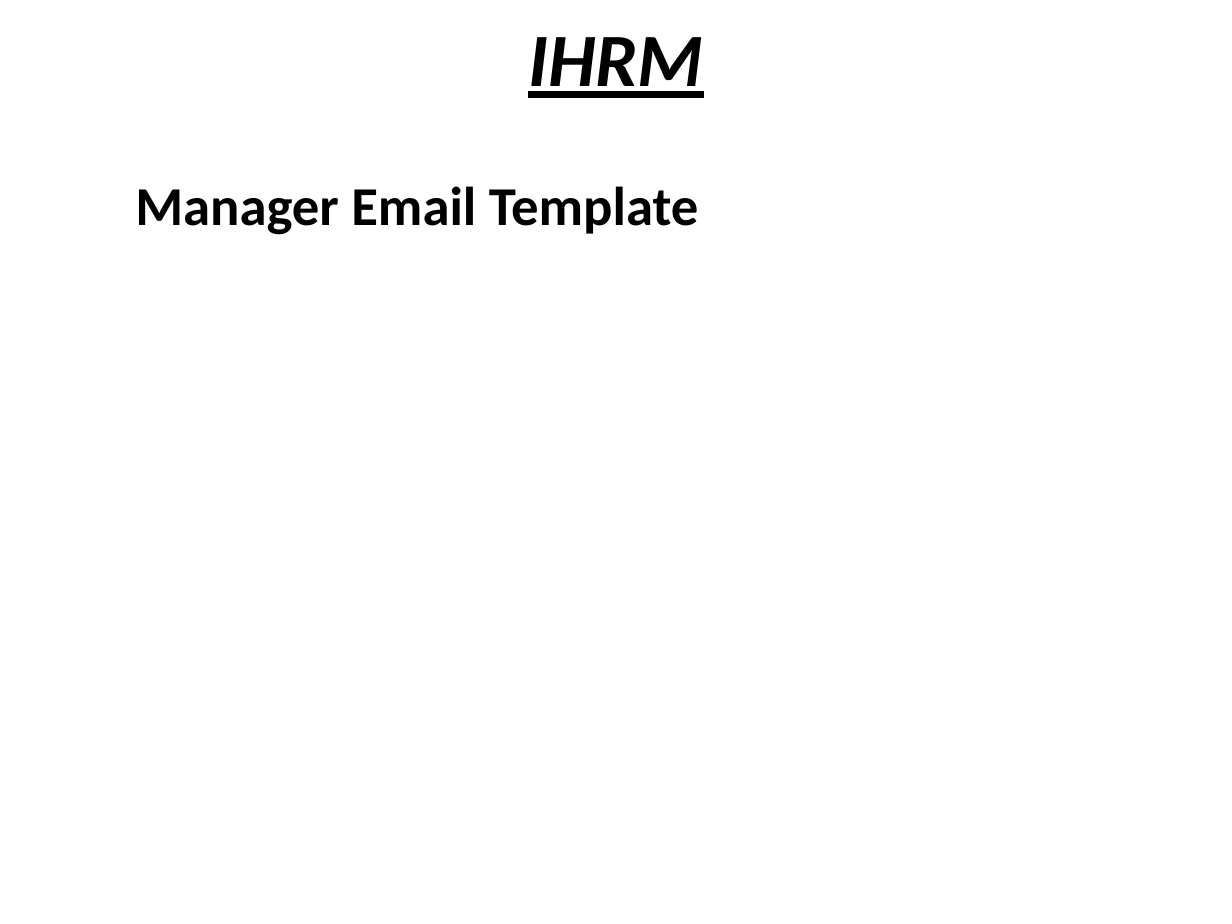
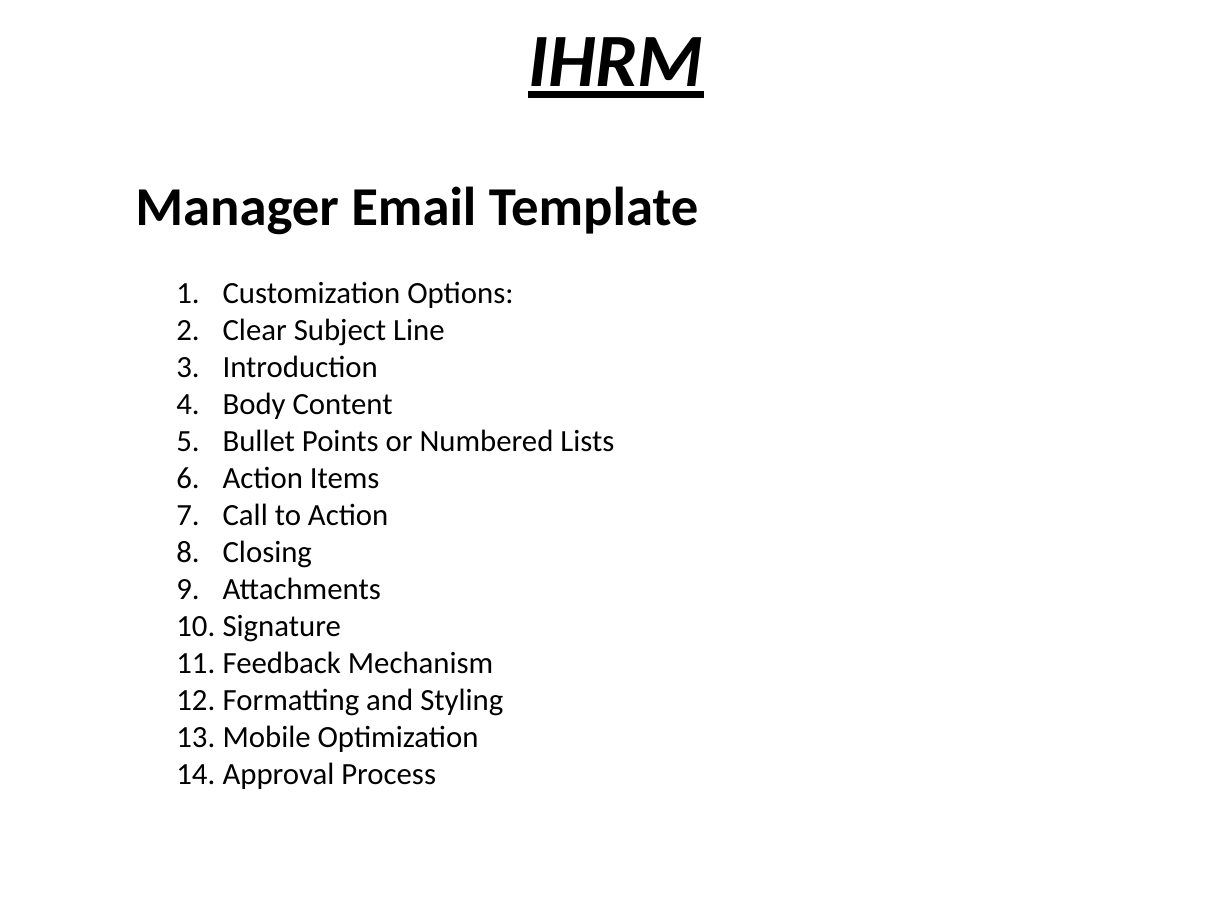
Before and after one commit to Thejesh-ivoyant/ihrm, a slide deck: slide 20 of IHRM ppt.pptx. Drawn at 1232x924 pixels with LibreOffice and Linux fonts; fonts in the diff are those of the drawing. Boxes give left, top, right and bottom in pixels: in the first picture for what was removed or moved away, otherwise in the second. Text is boxed around its words. In the diff, an @@ line names an element or a change of style, - is before the commit and + after.

Commit message:
ihrm ppt changes

```diff
--- a/IHRM ppt.pptx
+++ b/IHRM ppt.pptx
@@ text added at <box>223,281,614,789</box>, 18 pt, text #000000 @@
+1. Customization Options:
+2. Clear Subject Line
+3. Introduction
+4. Body Content
+5. Bullet Points or Numbered Lists
+6. Action Items
+7. Call to Action
+8. Closing
+9. Attachments
+10. Signature
+11. Feedback Mechanism
+12. Formatting and Styling
+13. Mobile Optimization
+14. Approval Process
```
Also in this commit, not shown: 6 other slides changed.
